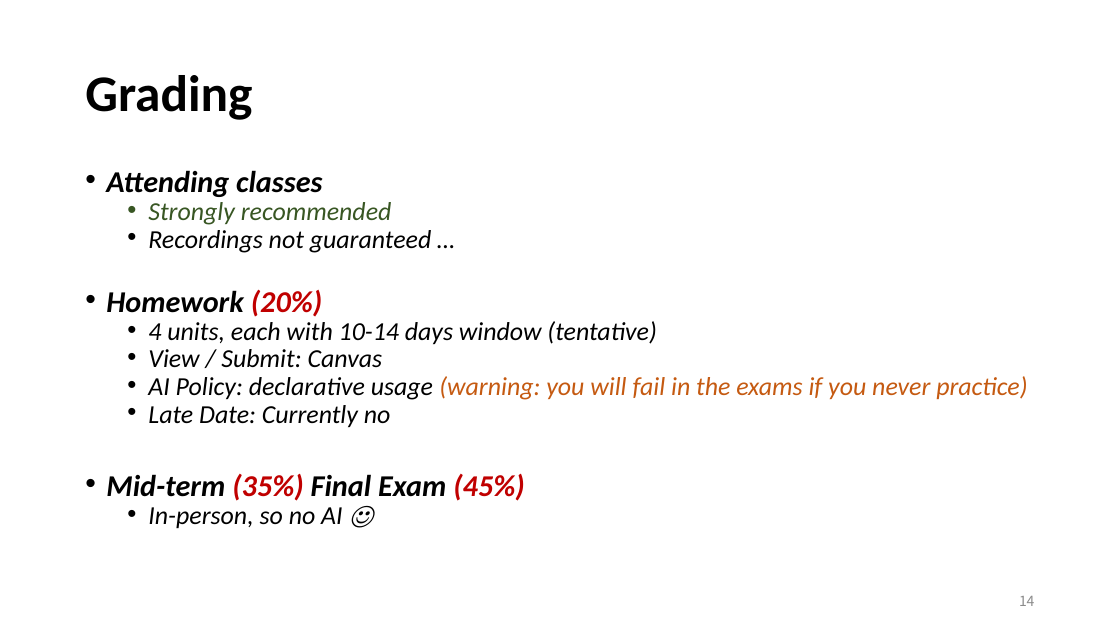
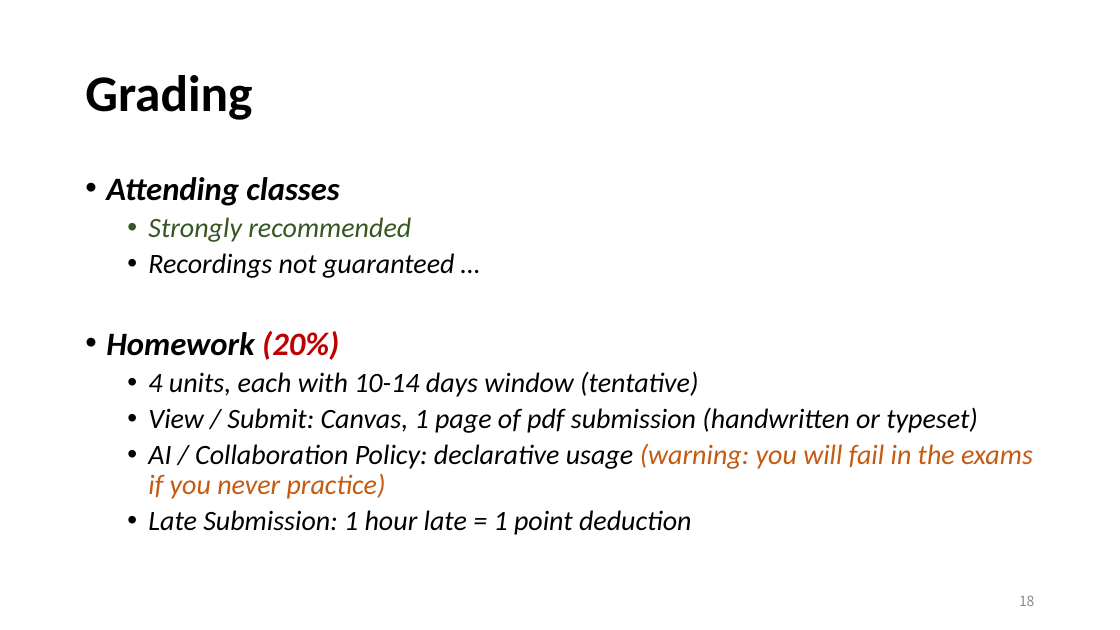
Before and after one commit to wuwuz/wuwuz.github.io, a slide deck: slide 18 of COMP2711/Materials/L00-Intro.pptx (slide 14 before the commit). Drawn at 1120x630 pixels with LibreOffice and Linux fonts; fonts in the diff are those of the drawing. Boxes give left, top, right and bottom in pixels: in the first picture for what was removed or moved away, otherwise in the second. Text is boxed around its words. In the diff, an @@ line names an element or a change of style, - is before the commit and + after.

```diff
--- a/COMP2711/Materials/L00-Intro.pptx
+++ b/COMP2711/Materials/L00-Intro.pptx
@@ text at (106, 177, 698, 397): size 25.9 to 28 pt in "Attending classes", "Homework (20%)"; size 22.2 to 24 pt in "Strongly recommended", "Recordings not guaranteed …", "4 units, each with 10-14 days window ..."; line spacing 0.7 to 0.9 @@
@@ text at (148, 407, 1033, 535): text changed; size 22.2 to 24 pt @@
-  • View / Submit: Canvas
-  • AI Policy: declarative usage (warning: you will fail in the exams if you never practice)
-  • Late Date: Currently no
-• Mid-term (35%) Final Exam (45%)
-  • In-person, so no AI ☺
+  • View / Submit: Canvas, 1 page of pdf submission (handwritten or typeset)
+  • AI / Collaboration Policy: declarative usage (warning: you will fail in the exams if you never practice)
+  • Late Submission: 1 hour late = 1 point deduction
@@ page number at (1019, 595, 1035, 606): text changed @@
-14
+18
```
Also in this commit, not shown: 2 other slides changed, 5 slides added.
